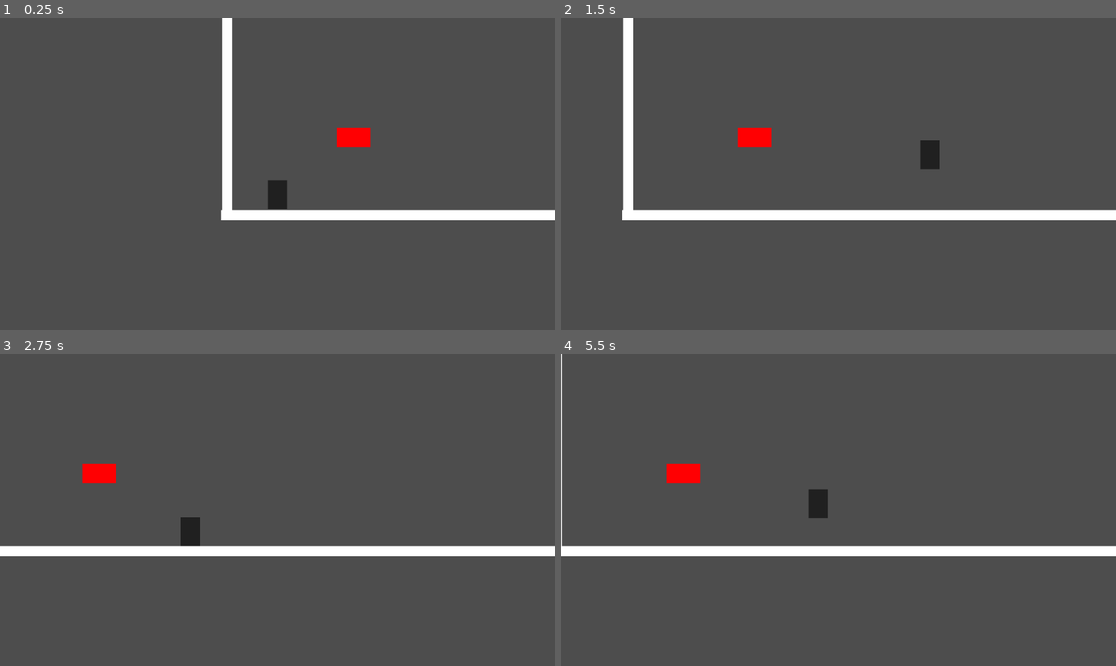
Above: before the commit, frames 1-4 (two rows, left to right).
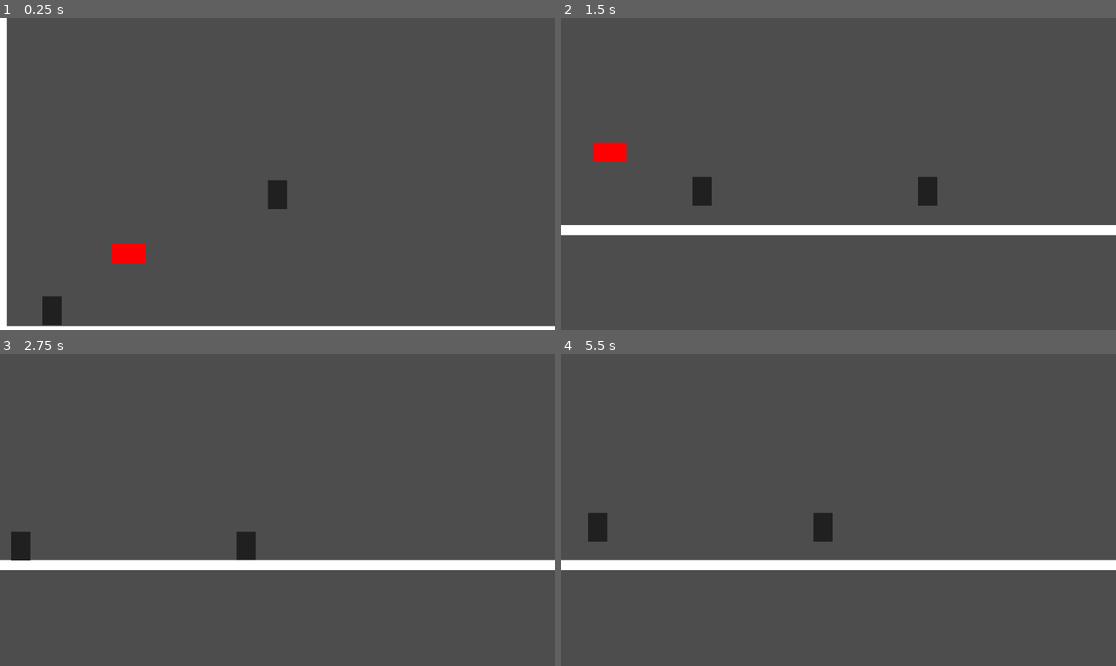
Above: after the commit, the same moments.

Repository: denzel-robin/The-Tenth-Ascension
Game: Godot game, scene res://main.tscn
The game is run twice, just before and just after one commit, with the same random seed, the same clock (stepped at 60 frames per second) and the same inputs.
Inputs:
- Up to frame 1 (0.25 s): no input
- Up to frame 2 (1.5 s): hold Right (move_right) from 0.53 s (still down); tap Shift (dash) at 0.6 s; tap Space (jump) at 0.77, 0.8, 1.07, 1.35 s
- Up to frame 3 (2.75 s): tap Space (jump) at 1.52, 1.82, 2.3 s; tap Shift (dash) at 1.55, 2.1 s; release Right (move_right) at 2.03 s; hold Left (move_left) from 2.03 s (still down)
- Up to frame 4 (5.5 s): release Left (move_left) at 2.78 s; hold Right (move_right) 2.78-4.28 s; tap Shift (dash) at 2.85, 4.35, 5.1 s; tap Space (jump) at 3.02, 3.32, 3.6, 3.77, 4.07, 4.52, 4.82, 5.3 s; hold Left (move_left) 4.28-5.03 s; hold Right (move_right) from 5.03 s (still down)

The runs differ from the first frame. In frame 1, 6.9% of the frame differs, in the area x 0-100%, y 0-100%; in frame 2, 9.2%, in the area x 0-100%, y 0-70%; in frame 3, 7.8%; in frame 4, 8.1%.

Commit message:
Clean up

Diff:
--- /dev/null
+++ b/Cards/dash_card.gd
@@ -0,0 +1,27 @@
+#extends Node2D
+#
+#@export var dash_max_distance = 300.0
+#@export var dash_speed = 1000.0
+#@export var dash_cooldown = 1.0
+#@export var dash_curve: Curve
+#
+#var is_dashing = false
+#var dash_start_pos = 0
+#var dash_dir = 0
+#var dash_timer = 0
+#
+#func _physics_process(delta: float) -> void:
+	#if Input.is_action_just_pressed('dash') and not is_dashing and dash_timer <= 0:
+		#is_dashing = true
+		#dash_timer = dash_cooldown
+		#dash_dir = direction
+		#dash_start_pos = position.x
+	#if is_dashing:
+		#var current_dist = abs(position.x - dash_start_pos)
+		#if current_dist > dash_max_distance or is_on_wall():
+			#is_dashing = false
+		#else:
+			#velocity.x = dash_dir * dash_speed * dash_curve.sample(current_dist / dash_max_distance)
+			#velocity.y = 0
+	#if dash_timer > 0:
+		#dash_timer -= delta
--- a/detect_enemies.gd
+++ b/Enemy/detect_player.gd
@@ -6,7 +6,6 @@
 func _on_body_entered(body):
 	if body.name == 'Player':
 		print(body)
-	#return true
 
 func _on_body_exited(body: Node2D):
 	if body.name == 'Player':
--- /dev/null
+++ b/Enemy/enemy.gd
@@ -0,0 +1,25 @@
+extends CharacterBody2D
+
+@export var speed: float = 100.0
+@export_range(0,1) var decelaration = 0.1
+@export_range(0,1) var accelaration = 0.1
+
+var enemy_id = 00001
+var enemy_name = ""
+var enemy_type = ""
+var hp = 100
+var mp = 50
+var cp = 5
+var ip = 1
+
+func _physics_process(delta: float) -> void:
+
+	var direction
+
+	if direction:
+		velocity.x = move_toward(velocity.x, direction * speed, speed * accelaration)
+	else:
+		velocity.x = move_toward(velocity.x, 0, speed * decelaration)
+
+
+	move_and_slide()
--- a/enemy.tscn
+++ b/Enemy/enemy.tscn
@@ -1,7 +1,7 @@
 [gd_scene load_steps=5 format=3 uid="uid://byo1ouj8lv1rp"]
 
-[ext_resource type="Script" uid="uid://bqu1t1j12x0mh" path="res://enemy.gd" id="1_7k104"]
-[ext_resource type="Script" uid="uid://1bndmp1irmcm" path="res://detect_enemies.gd" id="2_4gyqm"]
+[ext_resource type="Script" uid="uid://bqu1t1j12x0mh" path="res://Enemy/enemy.gd" id="1_7k104"]
+[ext_resource type="Script" uid="uid://1bndmp1irmcm" path="res://Enemy/detect_player.gd" id="2_4gyqm"]
 
 [sub_resource type="RectangleShape2D" id="RectangleShape2D_7xaro"]
 size = Vector2(70, 39.5)
--- /dev/null
+++ b/Player/player.gd
@@ -0,0 +1,36 @@
+extends CharacterBody2D
+
+@export var speed: float = 400.0
+@export var gravity: float = 980.0
+@export var jump_force: float = 600.0
+@export_range(0,1) var decelaration = 0.1
+@export_range(0,1) var accelaration = 0.1
+@export_range(0,1) var decelarate_on_jump = 0.1
+
+var player_name = ""
+var hp = 100
+var mp = 50
+var cp = 5
+var ip = 1
+
+func _physics_process(delta: float) -> void:
+
+	var direction = Input.get_axis('move_left',"move_right")
+
+	if direction:
+		velocity.x = move_toward(velocity.x, direction * speed, speed * accelaration)
+	else:
+		velocity.x = move_toward(velocity.x, 0, speed * decelaration)
+
+	if not is_on_floor():
+		velocity.y += gravity * delta
+	else:
+		velocity.y = 0.0
+
+	if Input.is_action_just_pressed("jump") and is_on_floor():
+		velocity.y = -jump_force
+	if Input.is_action_just_released('jump') and velocity.y < 0:
+		velocity.y *= decelarate_on_jump
+
+
+	move_and_slide()
--- a/player.tscn
+++ b/Player/player.tscn
@@ -1,10 +1,6 @@
-[gd_scene load_steps=4 format=3 uid="uid://cegsf7phk00tv"]
+[gd_scene load_steps=3 format=3 uid="uid://cegsf7phk00tv"]
 
-[ext_resource type="Script" uid="uid://l4e0lw40a5vf" path="res://player.gd" id="1_4flbx"]
-
-[sub_resource type="Curve" id="Curve_4flbx"]
-_data = [Vector2(0, 1), 0.0, 0.0, 0, 0, Vector2(1, 0.493548), -1.47075, 0.0, 0, 0]
-point_count = 2
+[ext_resource type="Script" uid="uid://l4e0lw40a5vf" path="res://Player/player.gd" id="1_4flbx"]
 
 [sub_resource type="RectangleShape2D" id="RectangleShape2D_4flbx"]
 size = Vector2(38, 59)
@@ -12,7 +8,6 @@
 [node name="Player" type="CharacterBody2D"]
 position = Vector2(572, 329)
 script = ExtResource("1_4flbx")
-dash_curve = SubResource("Curve_4flbx")
 metadata/_edit_group_ = true
 
 [node name="ShapeOfPlayer" type="CollisionShape2D" parent="."]
--- a/enemy.gd
+++ /dev/null
@@ -1,3 +0,0 @@
-extends CharacterBody2D
-
-var hp = 100
--- a/main.tscn
+++ b/main.tscn
@@ -1,9 +1,9 @@
 [gd_scene load_steps=5 format=3 uid="uid://d38gqerbq24ea"]
 
 [ext_resource type="PackedScene" uid="uid://dhwou1ub8ak8u" path="res://dummy-floor.tscn" id="1_0xm2m"]
-[ext_resource type="PackedScene" uid="uid://cegsf7phk00tv" path="res://player.tscn" id="2_h2yge"]
+[ext_resource type="PackedScene" uid="uid://cegsf7phk00tv" path="res://Player/player.tscn" id="2_h2yge"]
 [ext_resource type="PackedScene" uid="uid://6df5oykoictu" path="res://wall.tscn" id="3_h2yge"]
-[ext_resource type="PackedScene" uid="uid://byo1ouj8lv1rp" path="res://enemy.tscn" id="4_1bvp3"]
+[ext_resource type="PackedScene" uid="uid://byo1ouj8lv1rp" path="res://Enemy/enemy.tscn" id="4_1bvp3"]
 
 [node name="Main" type="Node2D"]
 
--- a/player.gd
+++ /dev/null
@@ -1,57 +0,0 @@
-extends CharacterBody2D
-
-@export var speed: float = 400.0
-@export var gravity: float = 980.0
-@export var jump_force: float = 400.0
-@export_range(0,1) var decelaration = 0.1
-@export_range(0,1) var accelaration = 0.1
-#@export_range(0,1) var decelarate_on_jump = 0.1
-@export var dash_max_distance = 300.0
-@export var dash_speed = 1000.0
-@export var dash_cooldown = 1.0
-@export var dash_curve: Curve
-
-var is_dashing = false
-var dash_start_pos = 0
-var dash_dir = 0
-var dash_timer = 0
-
-var hp = 100
-var mp = 50
-
-func _physics_process(delta: float) -> void:
-
-	var direction = Input.get_axis('move_left',"move_right")
-
-	if direction:
-		velocity.x = move_toward(velocity.x, direction * speed, speed * accelaration)
-	else:
-		velocity.x = move_toward(velocity.x, 0, speed * decelaration)
-
-	if not is_on_floor():
-		velocity.y += gravity * delta
-	else:
-		velocity.y = 0.0
-
-	if Input.is_action_just_pressed("jump") and is_on_floor():
-		velocity.y = -jump_force
-	#if Input.is_action_just_released('jump') and velocity.y < 0:
-		#velocity.y *= decelarate_on_jump
-
-	if Input.is_action_just_pressed('dash') and not is_dashing and dash_timer <= 0:
-		is_dashing = true
-		dash_timer = dash_cooldown
-		dash_dir = direction
-		dash_start_pos = position.x
-	if is_dashing:
-		var current_dist = abs(position.x - dash_start_pos)
-		if current_dist > dash_max_distance or is_on_wall():
-			is_dashing = false
-		else:
-			velocity.x = dash_dir * dash_speed * dash_curve.sample(current_dist / dash_max_distance)
-			velocity.y = 0
-	if dash_timer > 0:
-		dash_timer -= delta
-
-
-	move_and_slide()
--- a/project.godot
+++ b/project.godot
@@ -14,6 +14,10 @@
 run/main_scene="uid://d38gqerbq24ea"
 config/features=PackedStringArray("4.4", "Forward Plus")
 config/icon="res://icon.svg"
+
+[autoload]
+
+Player="*res://Player/player.tscn"
 
 [input]
 
Not shown, added: Cards/dash_card.gd.uid
Renamed: detect_enemies.gd.uid -> Enemy/detect_player.gd.uid
Renamed: enemy.gd.uid -> Enemy/enemy.gd.uid
Renamed: player.gd.uid -> Player/player.gd.uid
Not shown, removed: notes/readme.md
